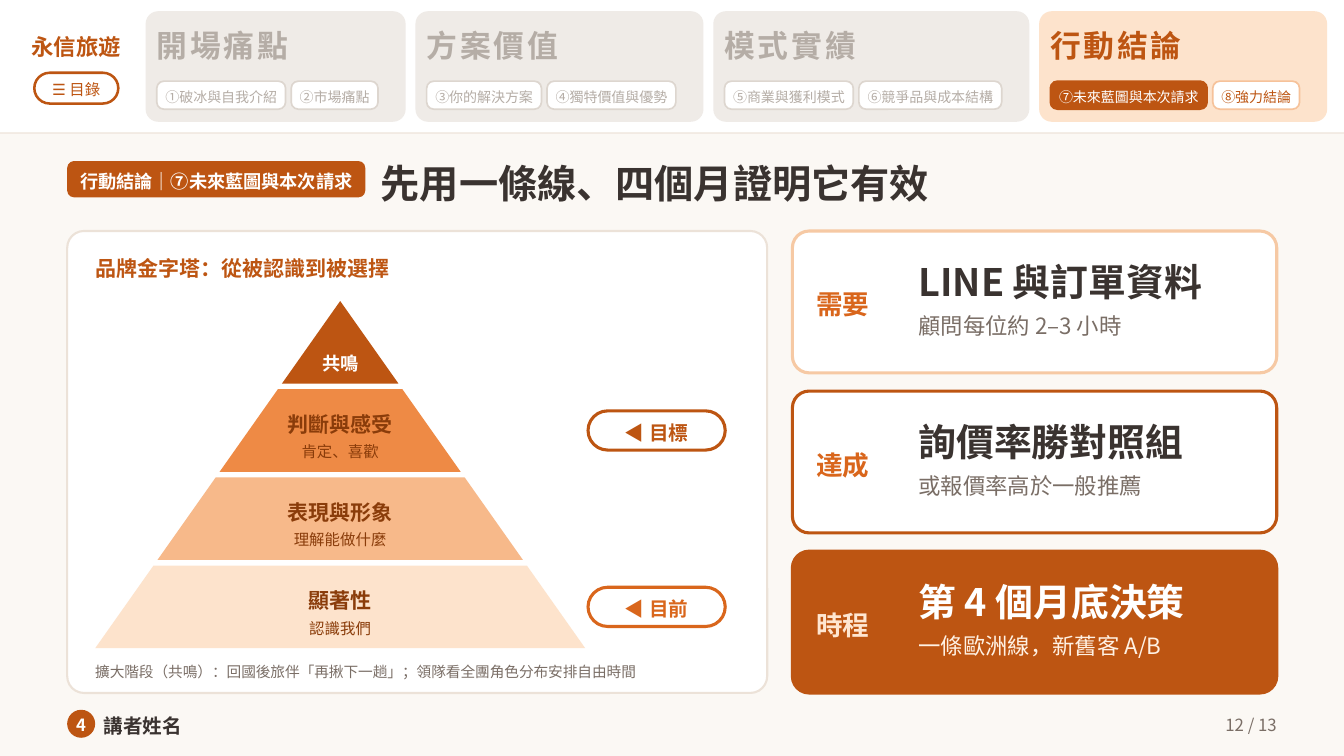
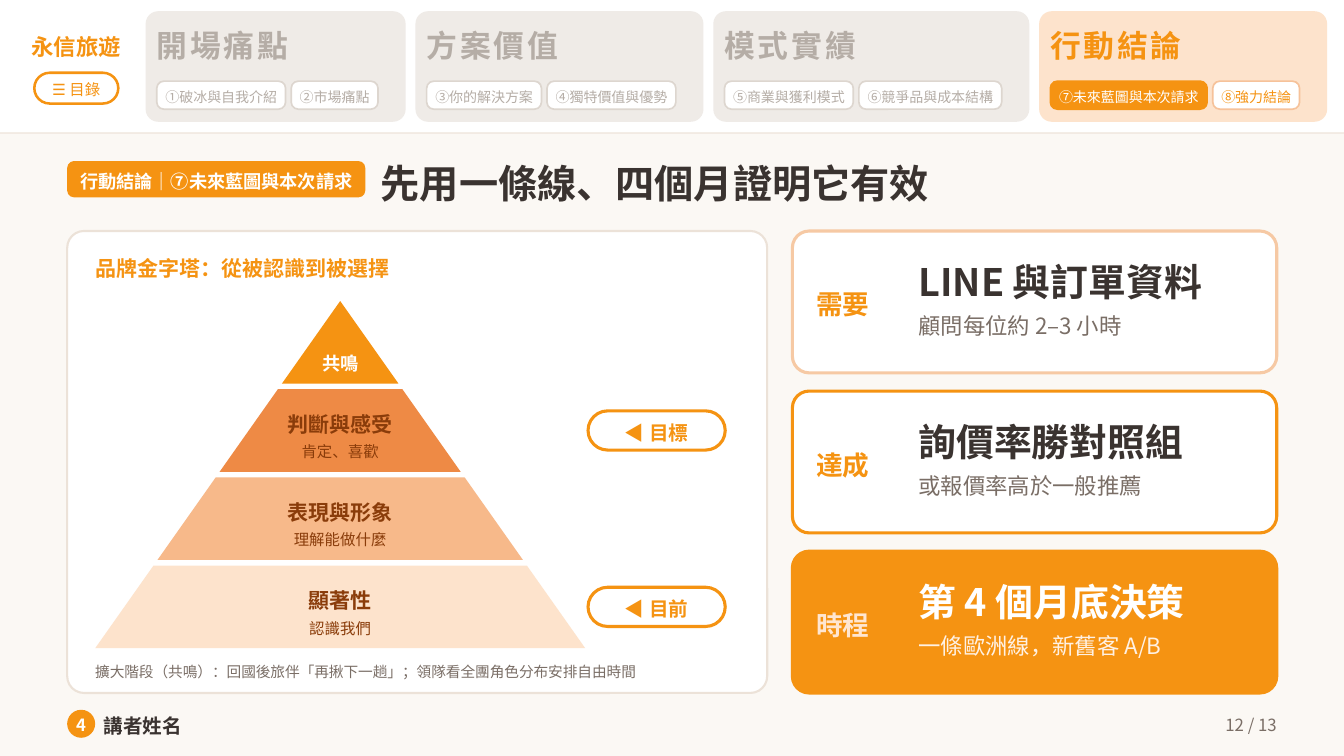
Before and after one commit to KY0126/FJUIEC, a slide deck: slide 12 of proposal/deck/永信旅遊_提案簡報.pptx. Drawn at 1344x756 pixels with LibreOffice and Linux fonts; fonts in the diff are those of the drawing. Boxes give left, top, right and bottom in pixels: in the first picture for what was removed or moved away, otherwise in the second. Text is boxed around its words. In the diff, an @@ line names an element or a change of style, - is before the commit and + after.

```diff
--- a/proposal/deck/永信旅遊_提案簡報.pptx
+++ b/proposal/deck/永信旅遊_提案簡報.pptx
@@ rounded rectangle at [34,73,118,104]: outline #BD5512 1.8 pt to #F59312 1.8 pt @@
@@ rounded rectangle at [1051,82,1208,110]: fill #BD5512 to #F59312; outline #BD5512 1.2 pt to #F59312 1.2 pt @@
@@ text colour #BD5512 to #F59312 in 6 elements at [32,36,121,57], [69,82,100,97], [1050,31,1181,60], [1221,90,1291,104], [95,258,389,278], [649,423,688,442] @@
@@ rounded rectangle at [588,411,725,451]: outline #BD5512 2.2 pt to #F59312 2.2 pt @@
@@ rounded rectangle at [792,391,1277,533]: outline #BD5512 2.2 pt to #F59312 2.2 pt @@
@@ text colour #D9661C to #F59312 in 3 elements at [649,599,688,618], [816,292,869,317], [816,452,869,478] @@
@@ rounded rectangle at [792,552,1277,694]: fill #BD5512 to #F59312; outline #BD5512 2.2 pt to #F59312 2.2 pt @@
@@ rounded rectangle at [588,588,725,627]: outline #D9661C 2.2 pt to #F59312 2.2 pt @@
@@ fill #BD5512 to #F59312 in 3 elements at [68,161,366,198], [282,301,399,384], [68,710,96,738] @@
```
Also in this commit, not shown: 11 other slides changed, 6 other files.
